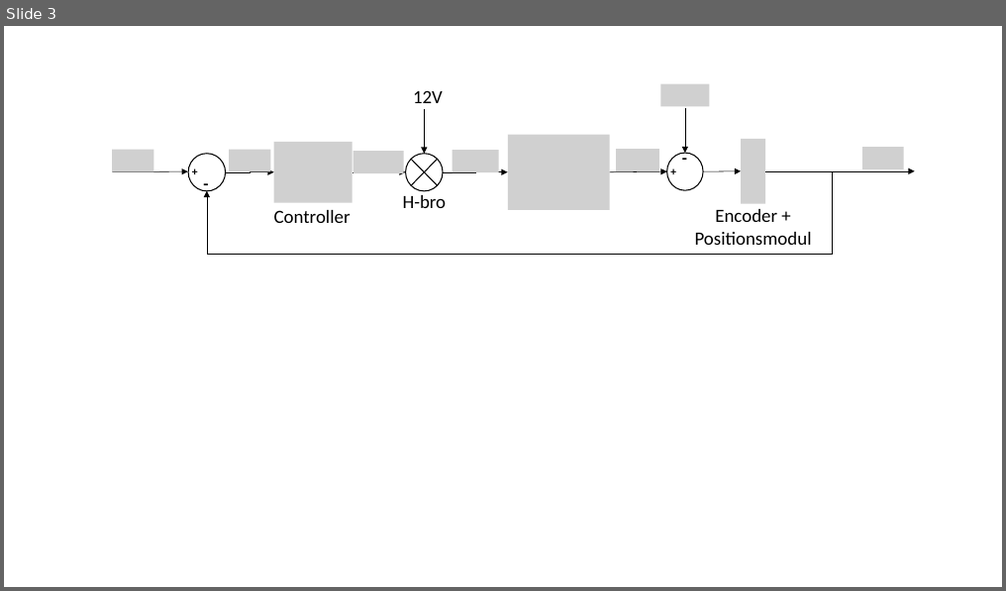
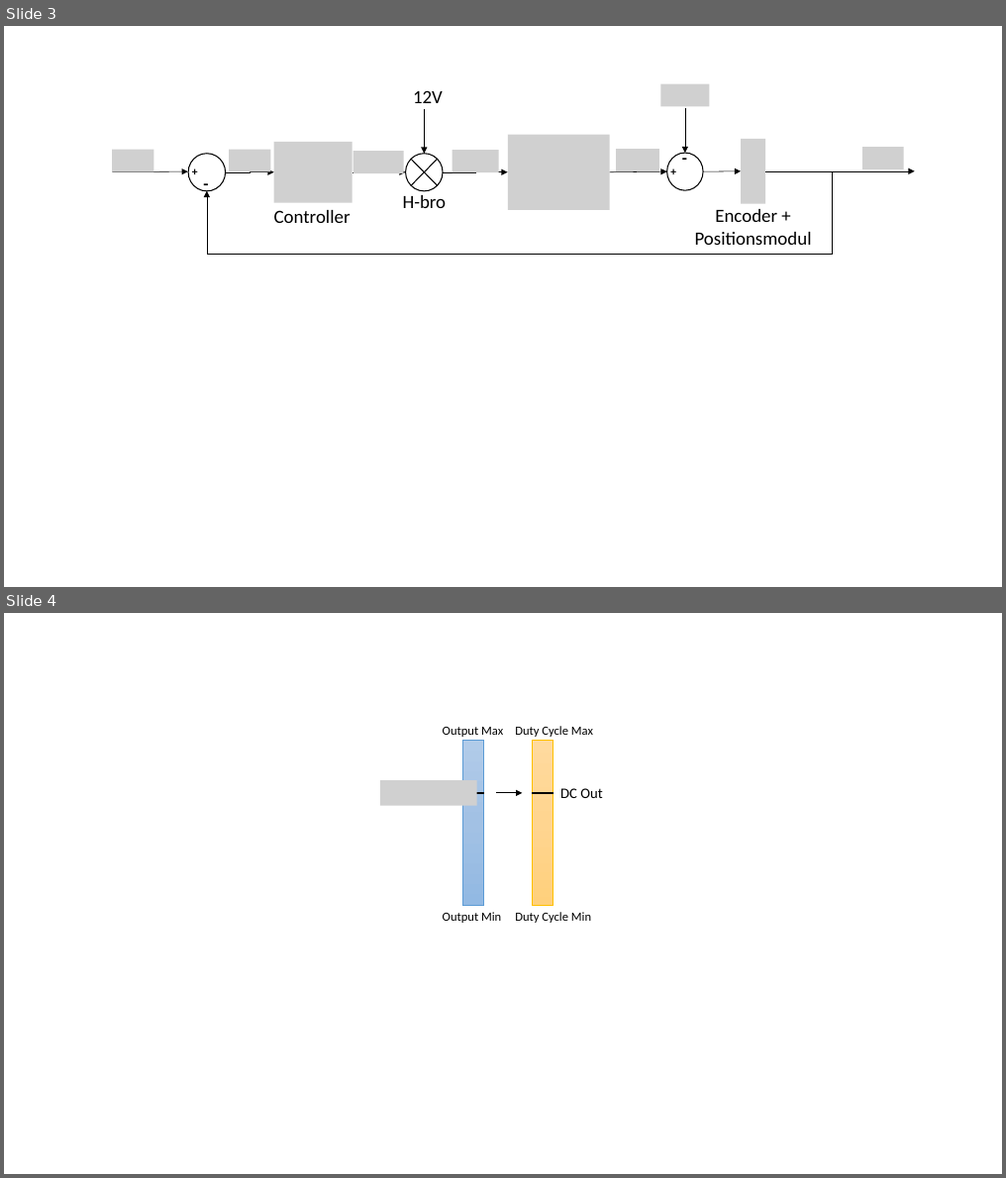
Before and after one commit to ninkaninus/4.SemesterProject, a slide deck: Documents/Rapport/Figurer/Figurer.pptx. Shown one above the other, each under a label of ours: slide 3 before the commit, slides 3 and 4 after it. The pictures are 1006x591 and 1006x1178 pixels, drawn with LibreOffice and Linux fonts; fonts in the diff are those of the drawing; grey boxes stand for pictures. Boxes give left, top, right and bottom in pixels: in the first picture for what was removed or moved away, otherwise in the second. Text is boxed around its words. In the diff, an @@ line names an element or a change of style, - is before the commit and + after.

```diff
--- a/Documents/Rapport/Figurer/Figurer.pptx
+++ b/Documents/Rapport/Figurer/Figurer.pptx
@@ slide 4 added at bbox=[4, 613, 1002, 1174], background #FFFFFF @@
@@ text added at bbox=[443, 727, 503, 737], 12 pt, text #000000 @@
+Output Max
@@ text added at bbox=[515, 726, 593, 737], 12 pt, text #000000 @@
+Duty Cycle Max
@@ rectangle added at bbox=[462, 741, 484, 905], fill gradient #B1CBE9 to #A3C1E5 to #93B9E4, outline #5B9BD5 0.5 pt @@
@@ rectangle added at bbox=[532, 741, 553, 905], fill gradient #FFDB9E to #FFD590 to #FFD07C, outline #FFC000 0.5 pt @@
@@ picture added at bbox=[380, 780, 477, 806] @@
@@ text added at bbox=[560, 788, 602, 798], 14 pt, text #000000 @@
+DC Out
@@ line added from (462, 793) to (484, 793), #000000 1.5 pt @@
@@ arrow added from (496, 793) to (522, 793), #000000 1 pt @@
@@ line added from (532, 793) to (553, 793), #000000 1.5 pt @@
@@ text added at bbox=[443, 912, 501, 923], 12 pt, text #000000 @@
+Output Min
@@ text added at bbox=[515, 912, 591, 923], 12 pt, text #000000 @@
+Duty Cycle Min
```
Also in this commit, not shown: 6 other files.
